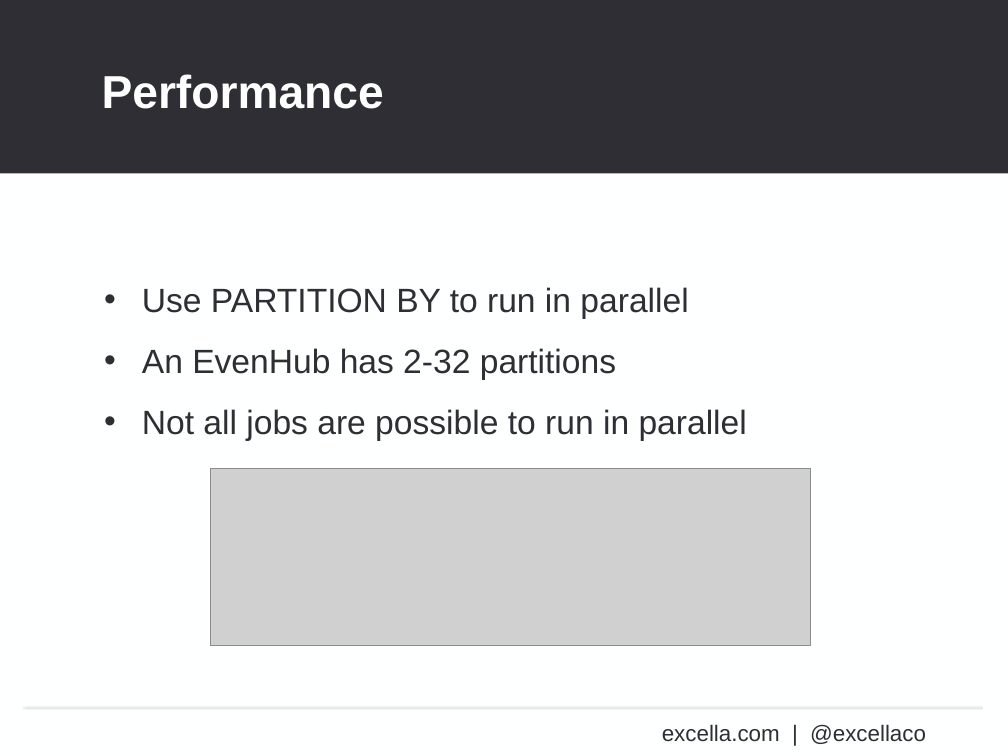
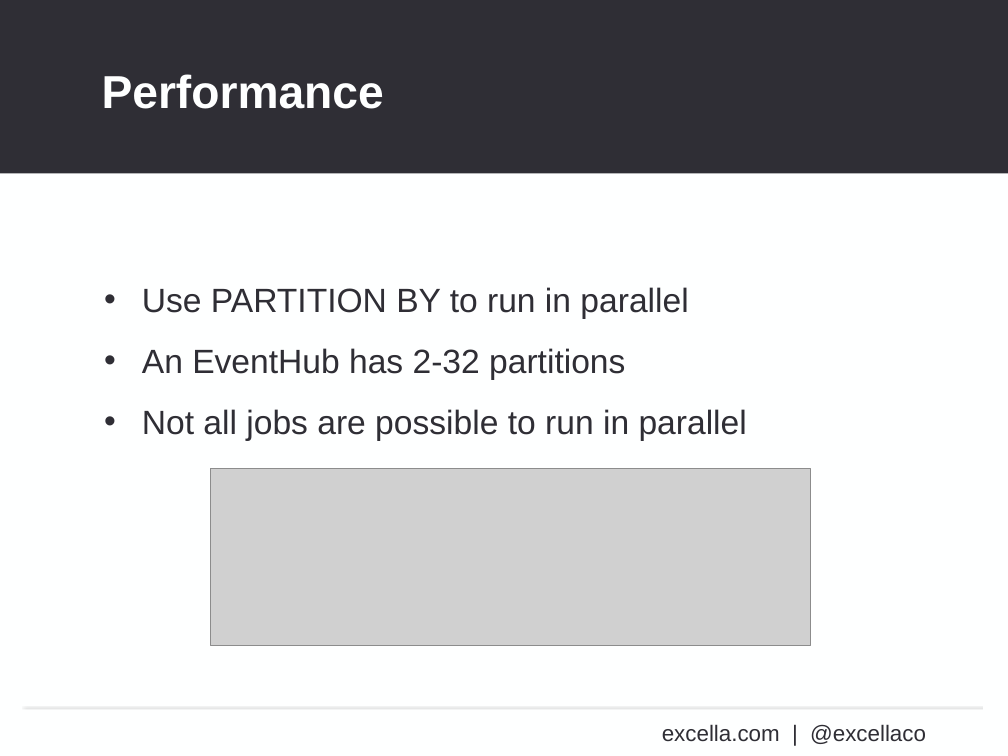
Before and after one commit to excellalabs/azure-stream-analysis, a slide deck: slide 24 of presentation/Real-Time data Streaming with Azure Stream Analytics.pptx. Drawn at 1008x756 pixels with LibreOffice and Linux fonts; fonts in the diff are those of the drawing; grey boxes stand for pictures; background and template pictures are left out. Boxes give left, top, right and bottom in pixels: in the first picture for what was removed or moved away, otherwise in the second. Text is boxed around its words. In the diff, an @@ line names an element or a change of style, - is before the commit and + after.

Commit message:
Fixed typo

```diff
--- a/presentation/Real-Time data Streaming with Azure Stream Analytics.pptx
+++ b/presentation/Real-Time data Streaming with Azure Stream Analytics.pptx
@@ text at box(142, 348, 625, 380): text changed @@
-• An EvenHub has 2-32 partitions
+• An EventHub has 2-32 partitions
```
